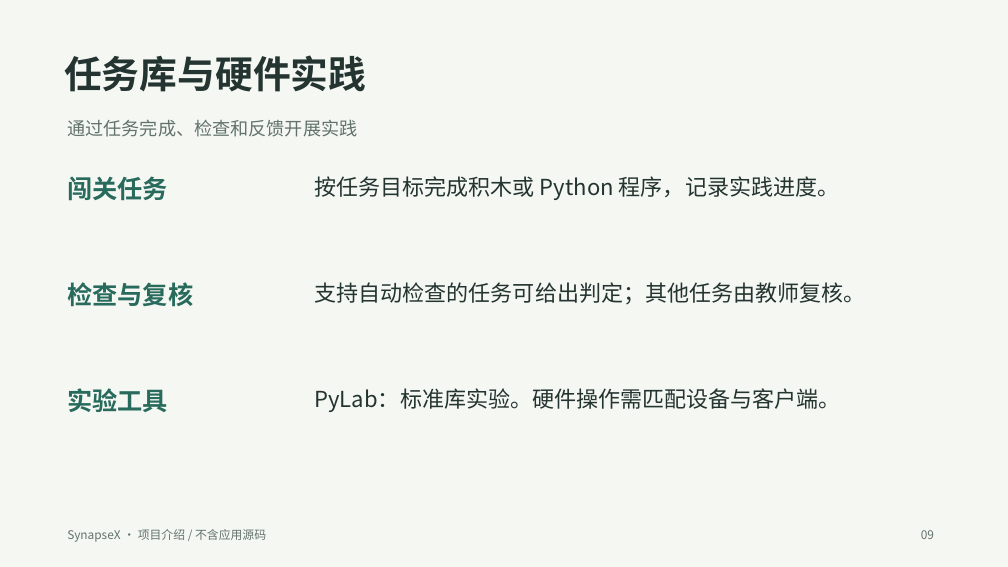
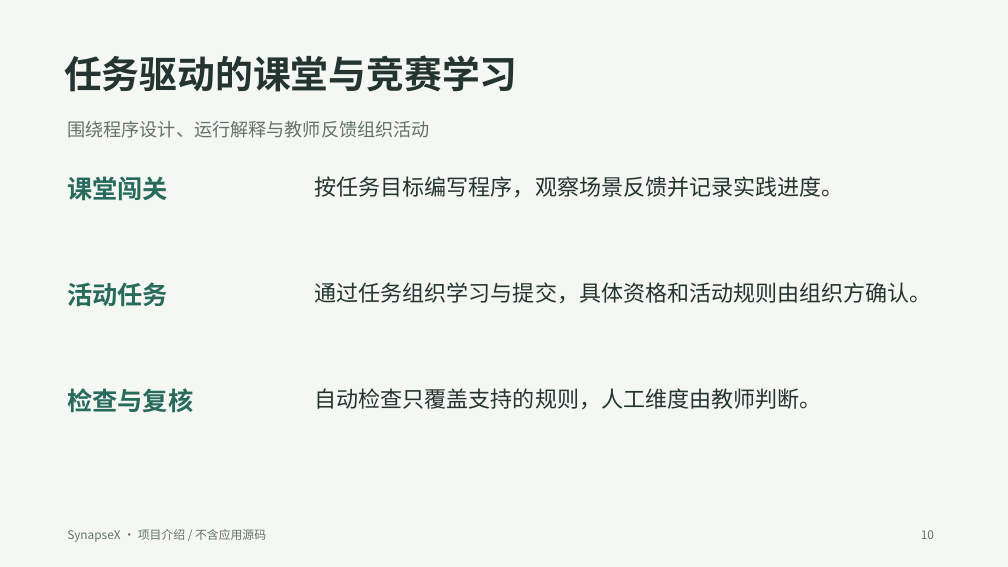
Before and after one commit to throwOctober/synapsex-bci-showcase, a slide deck: slide 10 of project-overview.pptx (slide 9 before the commit). Drawn at 1008x567 pixels with LibreOffice and Linux fonts; fonts in the diff are those of the drawing. Boxes give left, top, right and bottom in pixels: in the first picture for what was removed or moved away, otherwise in the second. Text is boxed around its words. In the diff, an @@ line names an element or a change of style, - is before the commit and + after.

```diff
--- a/project-overview.pptx
+++ b/project-overview.pptx
@@ text at [64, 55, 518, 92]: text changed @@
-任务库与硬件实践
+任务驱动的课堂与竞赛学习
@@ text at [67, 121, 430, 138]: text changed @@
-通过任务完成、检查和反馈开展实践
+围绕程序设计、运行解释与教师反馈组织活动
@@ text at [67, 176, 168, 201]: text changed @@
-闯关任务
+课堂闯关
@@ text at [315, 176, 844, 197]: text changed @@
-按任务目标完成积木或 Python 程序，记录实践进度。
+按任务目标编写程序，观察场景反馈并记录实践进度。
@@ text at [67, 282, 168, 307]: text changed @@
-检查与复核
+活动任务
@@ text at [315, 282, 932, 303]: text changed @@
-支持自动检查的任务可给出判定；其他任务由教师复核。
+通过任务组织学习与提交，具体资格和活动规则由组织方确认。
@@ text at [67, 388, 193, 413]: text changed @@
-实验工具
+检查与复核
@@ text at [315, 388, 822, 409]: text changed @@
-PyLab：标准库实验。硬件操作需匹配设备与客户端。
+自动检查只覆盖支持的规则，人工维度由教师判断。
@@ text at [921, 530, 934, 539]: text changed @@
-09
+10
```
Also in this commit, not shown: 4 other slides changed, 7 slides added, 7 slides removed, 3 other files.
